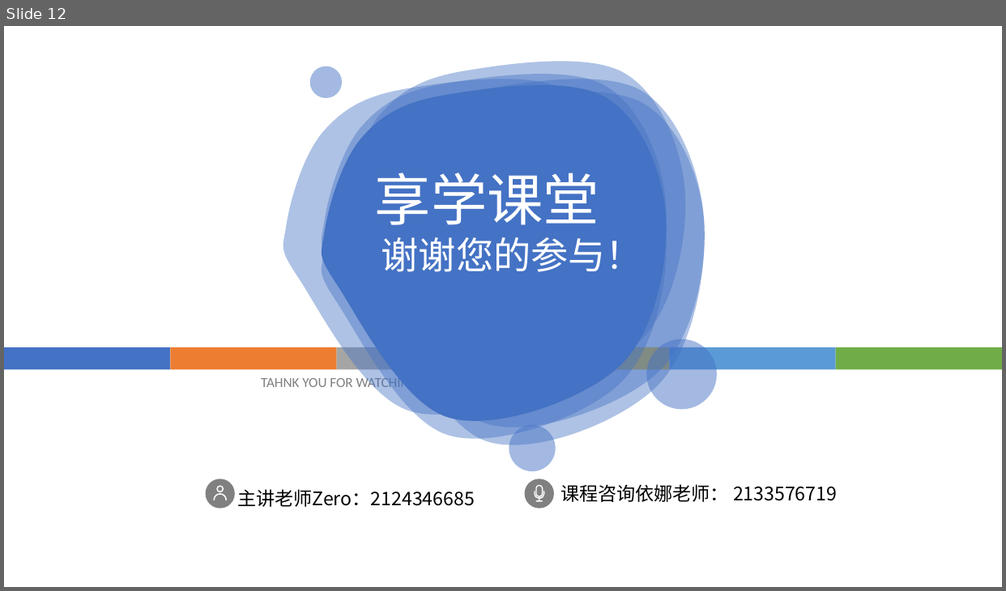
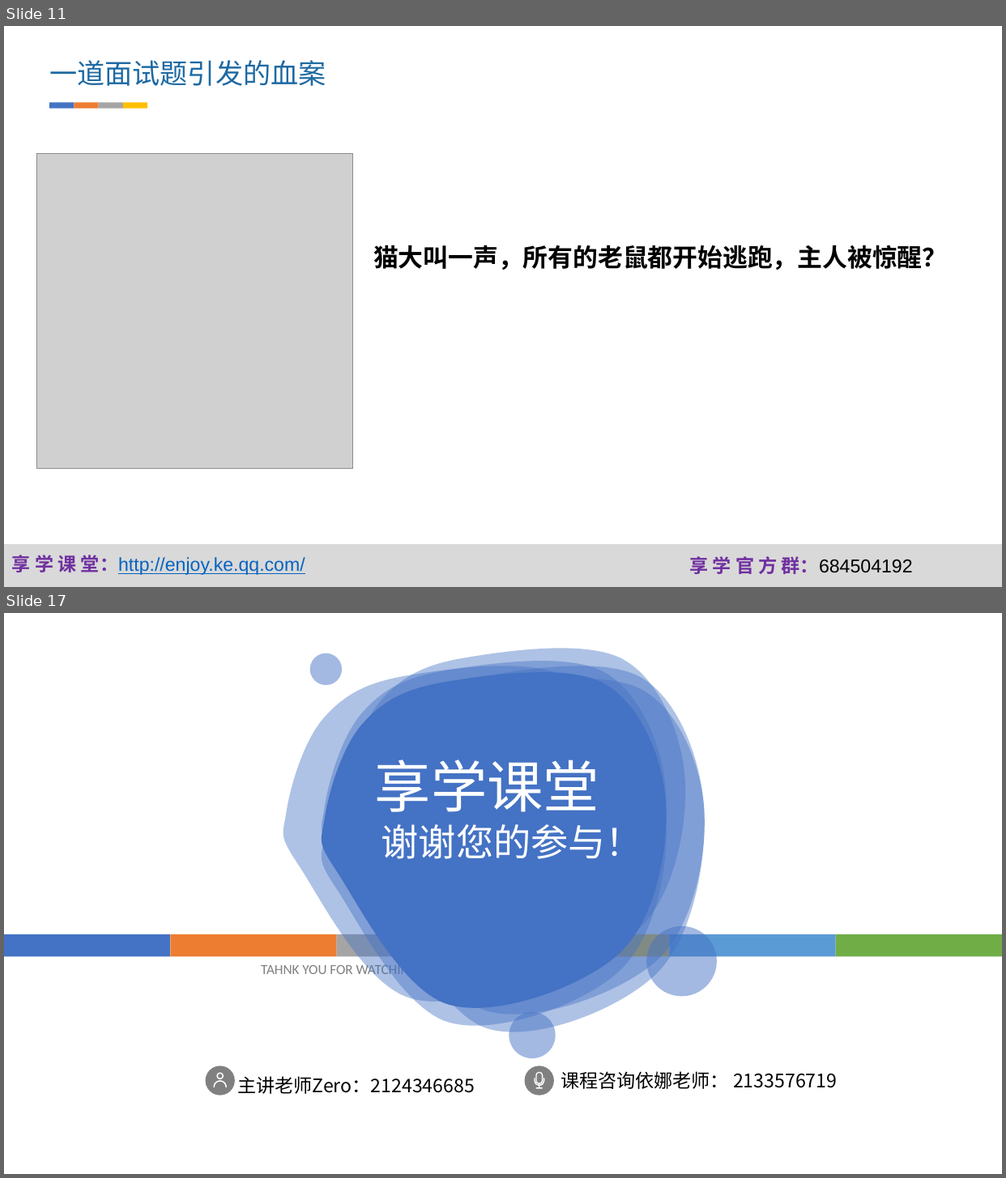
Before and after one commit to fanzhangvip/xiangxue, a slide deck: pre/Android Fragment爬坑记.pptx. Shown one above the other, each under a label of ours: slide 12 before the commit, slides 11 and 17 after it; the slides between them are not shown. The pictures are 1006x591 and 1006x1178 pixels, drawn with LibreOffice and Linux fonts; fonts in the diff are those of the drawing; grey boxes stand for pictures; background and template pictures are left out. Boxes give left, top, right and bottom in pixels: in the first picture for what was removed or moved away, otherwise in the second. Text is boxed around its words. In the diff, an @@ line names an element or a change of style, - is before the commit and + after.

```diff
--- a/pre/Android Fragment爬坑记.pptx
+++ b/pre/Android Fragment爬坑记.pptx
@@ slide 11 added at [4, 26, 1002, 587], background #FFFFFF @@
@@ text added at [49, 60, 326, 86], 26.6 pt, text #1D69A3 @@
+一道面试题引发的血案
@@ group added at [49, 102, 147, 109]: 4 rectangles @@
@@ picture added at [37, 153, 353, 468] @@
@@ text added at [373, 245, 947, 270], 24 pt, text #000000, bold @@
+猫大叫一声，所有的老鼠都开始逃跑，主人被惊醒？
@@ rectangle added at [4, 544, 1002, 587], fill #D9D9D9 @@
@@ text added at [12, 555, 305, 575], 18 pt, text #0563C1, underline @@
+享 学 课 堂：http://enjoy.ke.qq.com/
@@ text added at [689, 557, 913, 574], 18 pt, text #000000 @@
+享 学 官 方 群：684504192
@@ what was slide 12 is now slide 17 @@
```
Also in this commit, not shown: 3 slides changed, 9 other slides added, 5 slides removed, 35 other files.
